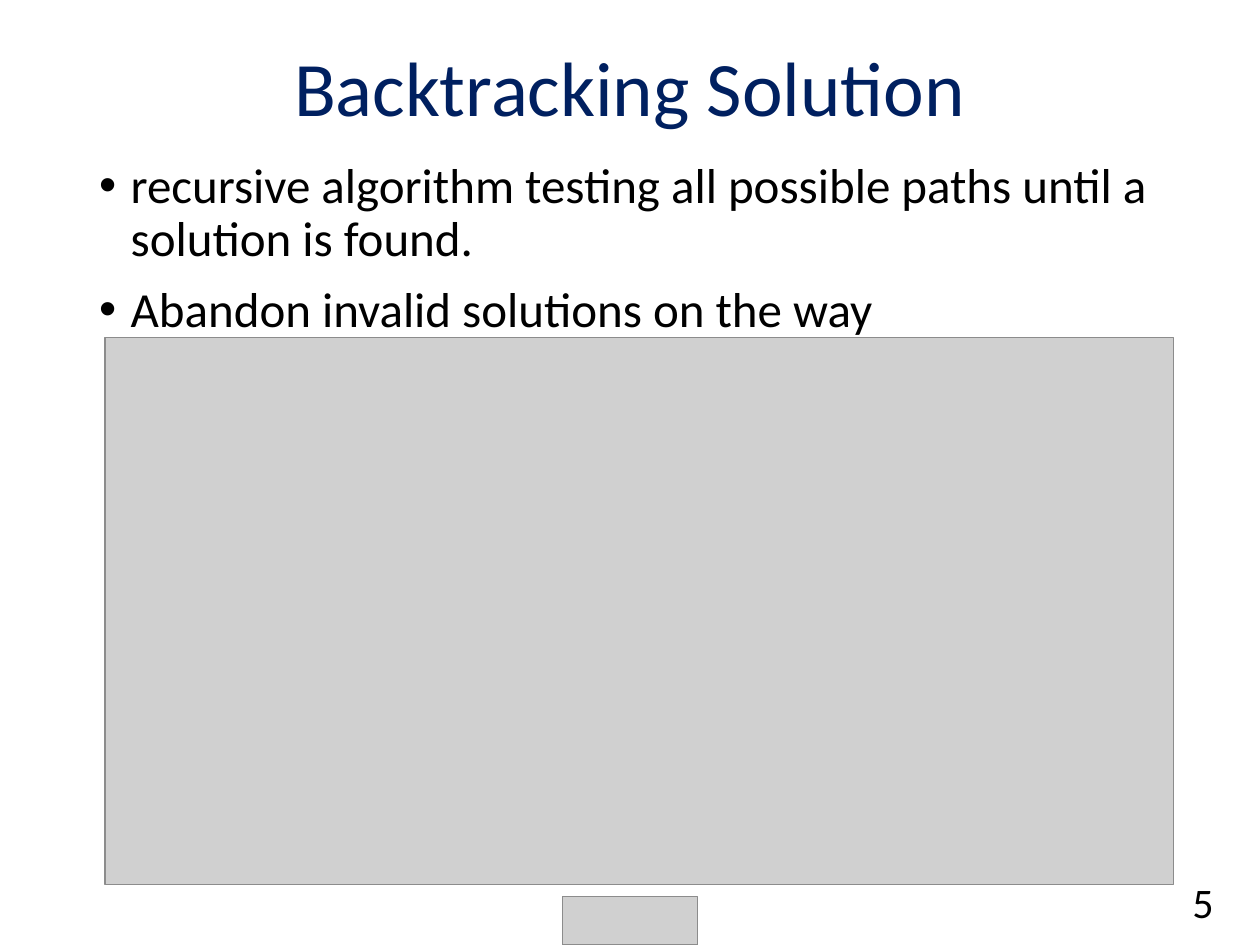
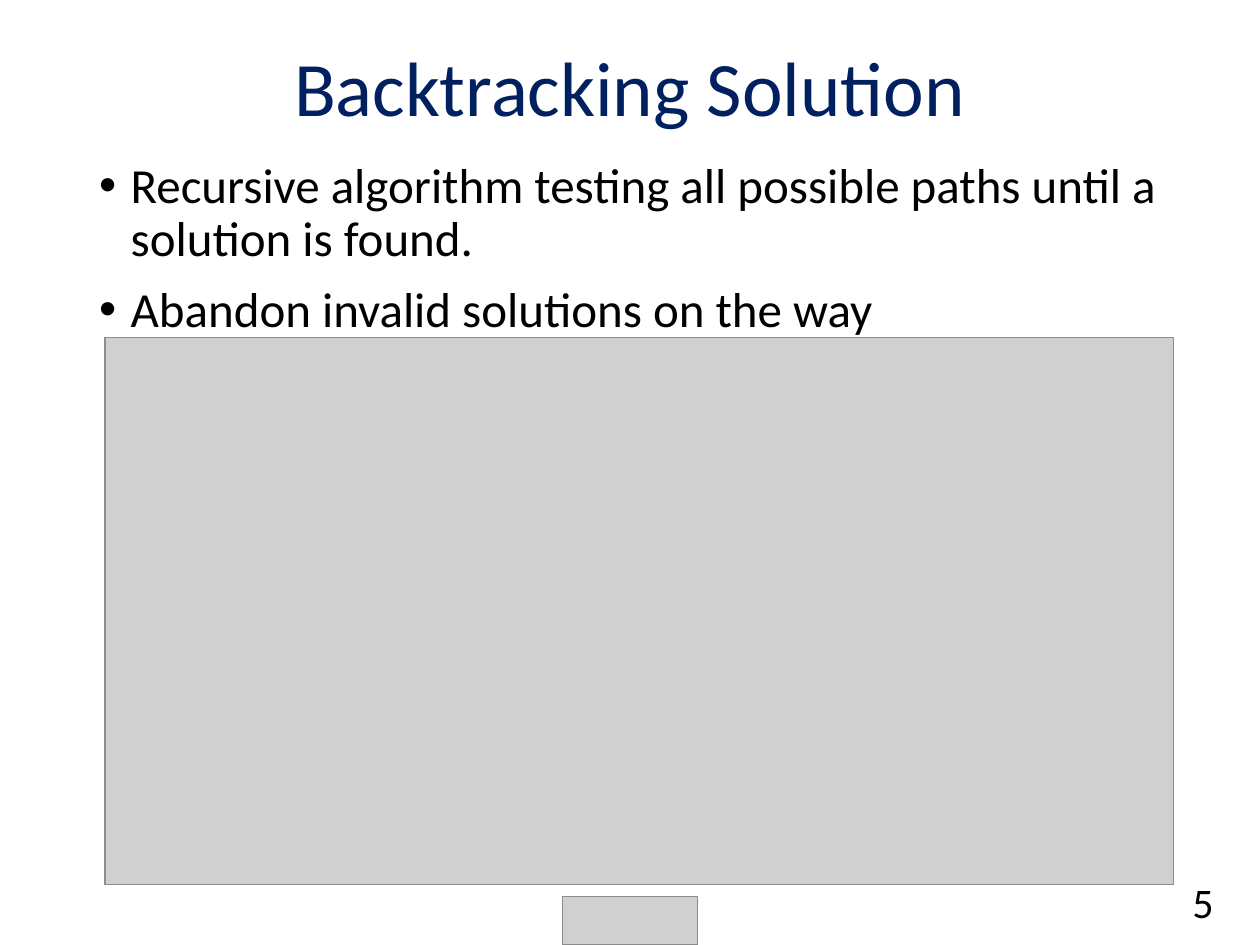
Before and after one commit to chendudai/Sudoku, a slide deck: slide 5 of Presentation/final_presentation.pptx. Drawn at 1260x945 pixels with LibreOffice and Linux fonts; fonts in the diff are those of the drawing; grey boxes stand for pictures. Boxes give left, top, right and bottom in pixels: in the first picture for what was removed or moved away, otherwise in the second. Text is boxed around its words. In the diff, an @@ line names an element or a change of style, - is before the commit and + after.

```diff
--- a/Presentation/final_presentation.pptx
+++ b/Presentation/final_presentation.pptx
@@ text at bbox=[131, 169, 1155, 257]: text changed @@
-• recursive algorithm testing all possible paths until a solution is found.
+• Recursive algorithm testing all possible paths until a solution is found.
```
Also in this commit, not shown: 11 other slides changed, 4 slides added, 1 slide removed, 2 other files.
